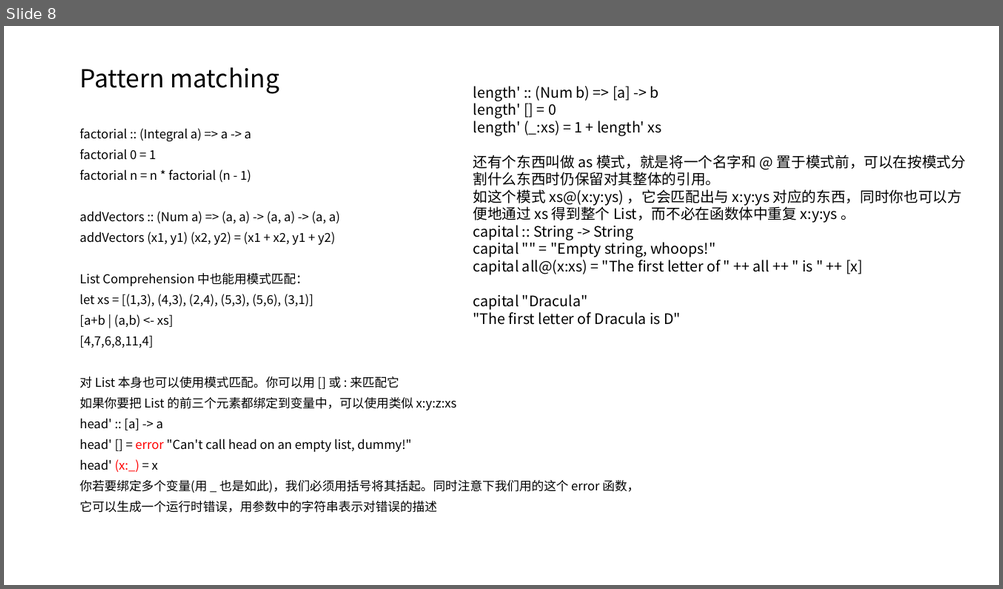
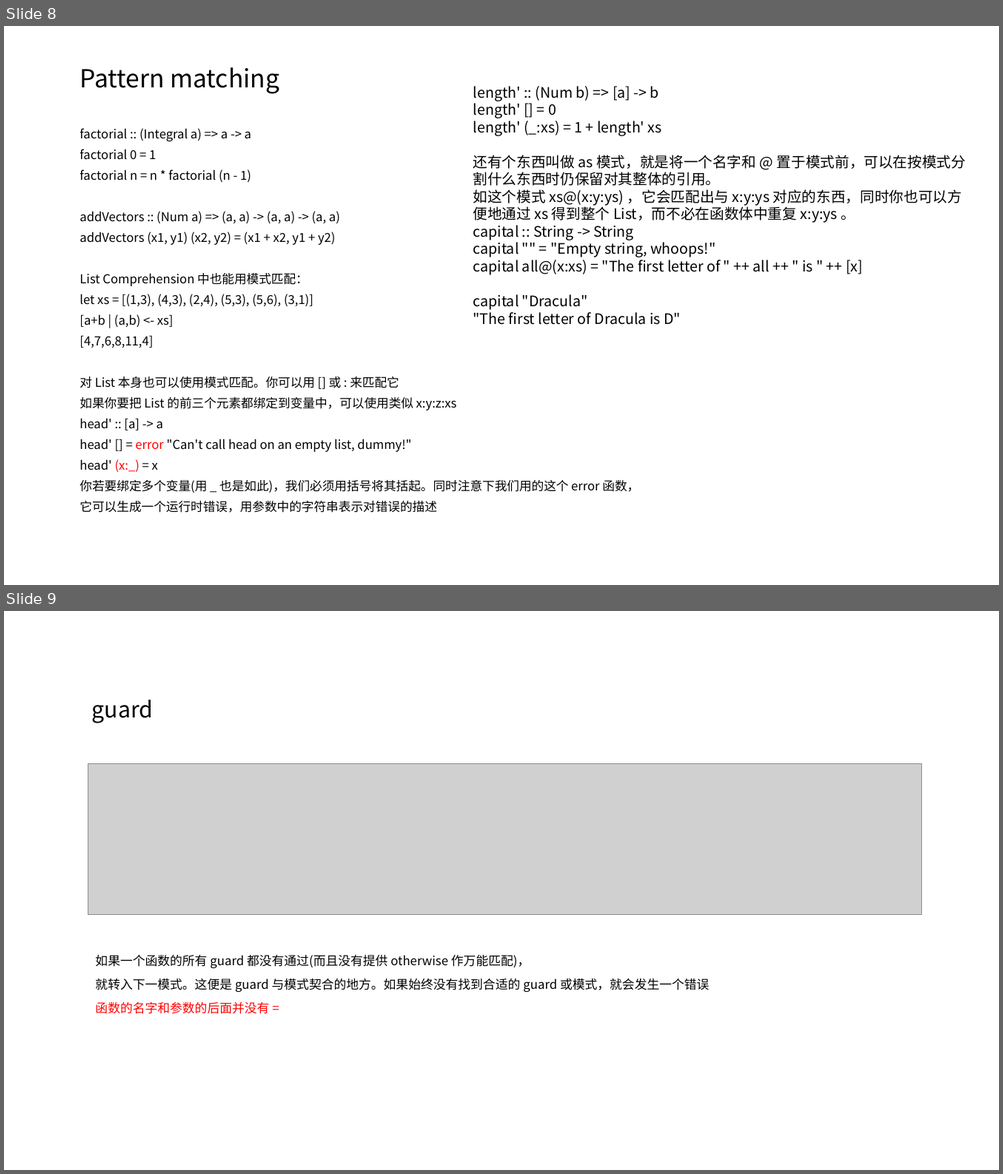
Before and after one commit to bilosikia/learnMarks, a slide deck: haskell.pptx. Shown one above the other, each under a label of ours: slide 8 before the commit, slides 8 and 9 after it. The pictures are 1003x589 and 1003x1174 pixels, drawn with LibreOffice and Linux fonts; fonts in the diff are those of the drawing; grey boxes stand for pictures. Boxes give left, top, right and bottom in pixels: in the first picture for what was removed or moved away, otherwise in the second. Text is boxed around its words. In the diff, an @@ line names an element or a change of style, - is before the commit and + after.

```diff
--- a/haskell.pptx
+++ b/haskell.pptx
@@ slide 9 added at [4,611,999,1170], background #FFFFFF @@
@@ title added at [92,700,153,723], 21.6 pt, text #000000 @@
+guard
@@ picture added at [88,764,922,914] @@
@@ text added at [95,955,708,1014], 12 pt, text #000000 @@
+如果一个函数的所有 guard 都没有通过(而且没有提供 otherwise 作万能匹配)，
+就转入下一模式。这便是 guard 与模式契合的地方。如果始终没有找到合适的 guard 或模式，就会发生一个错误
+函数的名字和参数的后面并没有 =
```
Also in this commit, not shown: 5 other slides added.
